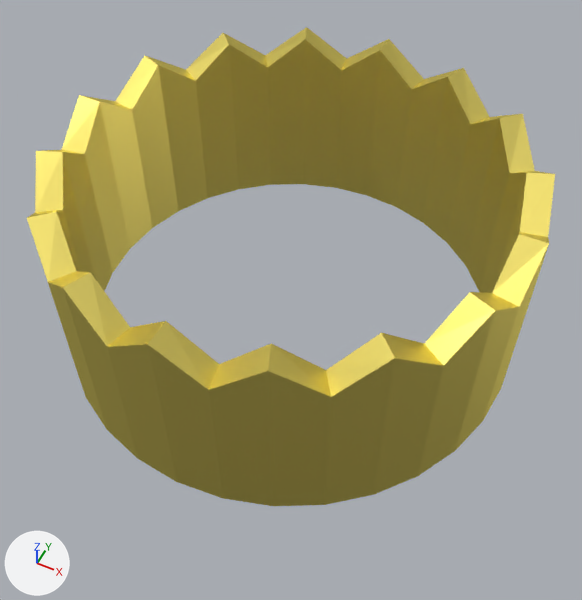
Two versions of the Blender file Graphics/data/Model/crown.blend, one commit apart.
Rendered twice from a 50 mm camera at (1.1, -2.21, 4.58) aimed at (0.01, -0.03, 1.86). Every picture has the same lights, and +X, +Y and +Z are marked at lower left.
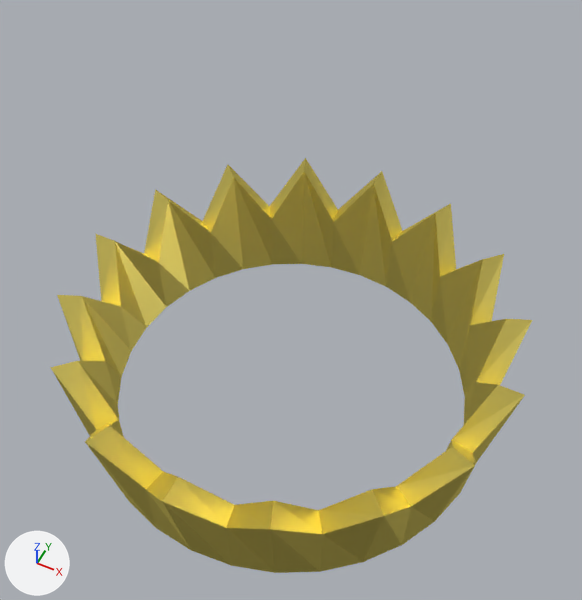
The change, as JSON lines over the scene's bpy script:
```json
{"block": "me_circle", "where": "# used by ob_circle; location = (0.0, 0.0, 1.762)"}
{"op": "remove", "block": "me_circle", "code": "me_circle.from_pydata(...)  # 128 vertices, 128 faces; spans x -1.0..1.0, y -1.0..1.0, z 0.0..0.86"}
{"op": "add", "block": "me_circle", "code": "me_circle.from_pydata(...)  # 128 vertices, 128 faces; spans x -1.1..1.1, y -1.1..1.1, z 0.0..0.63"}
{"block": "me_circle", "change": "me_circle part 1: 64 of 128 vertices moved; they spanned x -1.0..1.0, y -1.0..1.0, z 0.71..0.86 and now span x -1.1..1.1, y -1.1..1.1, z 0.36..0.63; mean shift (0.0, 0.0, -0.29); largest move (-0.2, 0.98, 0.71) -> (-0.2, 0.98, 0.36)"}
{"op": "set", "path": "ob_circle.location", "old": "(0.0, 0.0, 1.762)", "new": "(0.0, 0.0, 1.151)"}
```

Location of each change, (x1, y1, x2, y2) in pixels of the pictures (582 x 600 px):
```json
{"object": "Circle", "change": "reshaped, moved", "before": [27, 27, 555, 506], "after": [50, 158, 532, 573], "on screen": "9% narrower, 13% shorter"}
```
